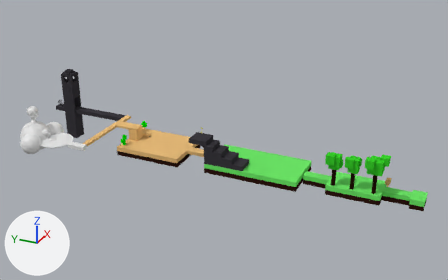
The Blender file Game.blend as it was, and as the next commit left it.
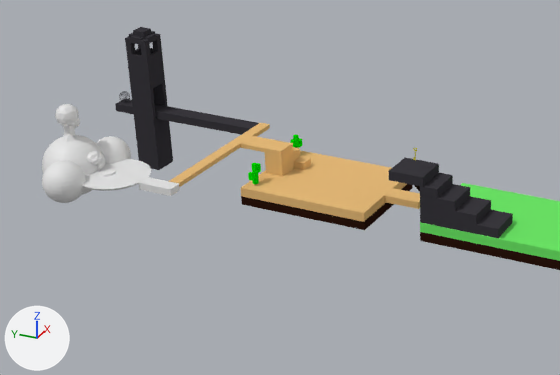
There are two pictures of each version: one whole from a camera (50 mm lens) standing at (-82.0, -39.4, 54.3) and looking at (-2.8, -3.8, 14.7), one close up on the part from 0% to 61% of the width and 20% to 85% of the height. Every picture has the same lights, and +X, +Y and +Z are marked at lower left.
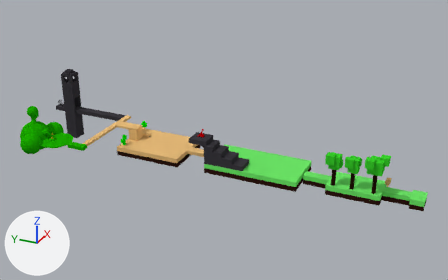
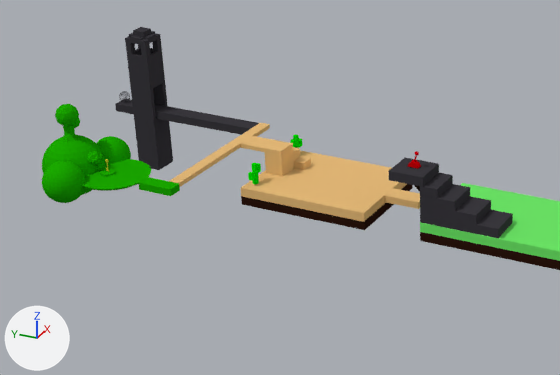
Commit message: Game Scene

Edits to the scene script, one JSON object a line:
```json
{"op": "add", "block": "mat_material_002", "code": ["mat_material_002 = diffuse_material('Material.002')", "mat_material_002.base_color = (0.011, 0.406, 0.0)  # green #1bab00"]}
{"op": "add", "block": "mat_material_003", "code": ["mat_material_003 = diffuse_material('Material.003')", "mat_material_003.base_color = (0.64, 0.0, 0.00223)  # red #d10007"]}
{"block": "me_cube_002", "where": "me_cube_002.from_pydata(...)  # 2393 vertices, 2521 faces; spans x -15.8..15.3, y -34.4..8.6, z -4.1..2.2"}
{"op": "add", "block": "me_cube_002", "code": "me_cube_002.materials.append(mat_material_002)  # green #1bab00"}
{"op": "add", "block": "me_cube_020", "code": ["me_cube_020 = bpy.data.meshes.new('Cube.020')", "me_cube_020.from_pydata(...)  # 184 vertices, 174 faces; spans x -0.54..0.38, y 0.0..2.8, z -1.05..0.95", "me_cube_020.materials.append(mat_material_003)  # red #d10007"]}
{"op": "add", "block": "ob_cube_013", "code": ["ob_cube_013 = bpy.data.objects.new('Cube.013', me_cube_020)", "ob_cube_013.location = (-2.19, 0.39, 14.28)", "ob_cube_013.rotation_euler = (1.571, 0.0, 0.0)  # degrees (90, 0, 0)", "ob_cube_013.scale = (0.458, 0.458, 0.458)"]}
```

Boxes (x1, y1, x2, y2) around the edits, measured in the close-ups (560 x 375 px):
```json
{"object": "Cube.001", "change": "recoloured", "before": [42, 104, 180, 203], "after": [42, 104, 180, 203], "on screen": "white to green"}
{"object": "Cube.013", "change": "added", "after": [408, 151, 421, 168]}
```
